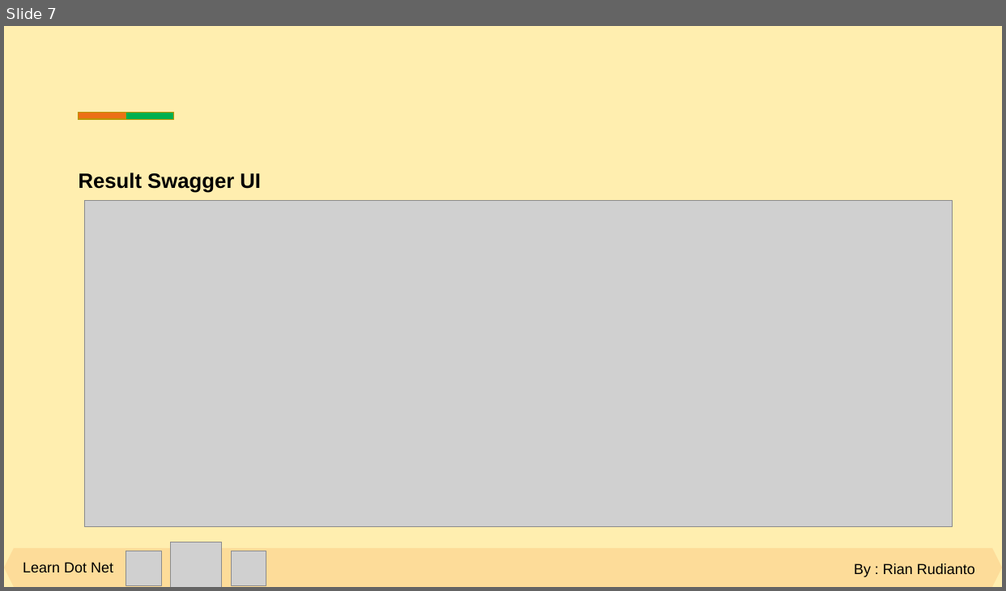
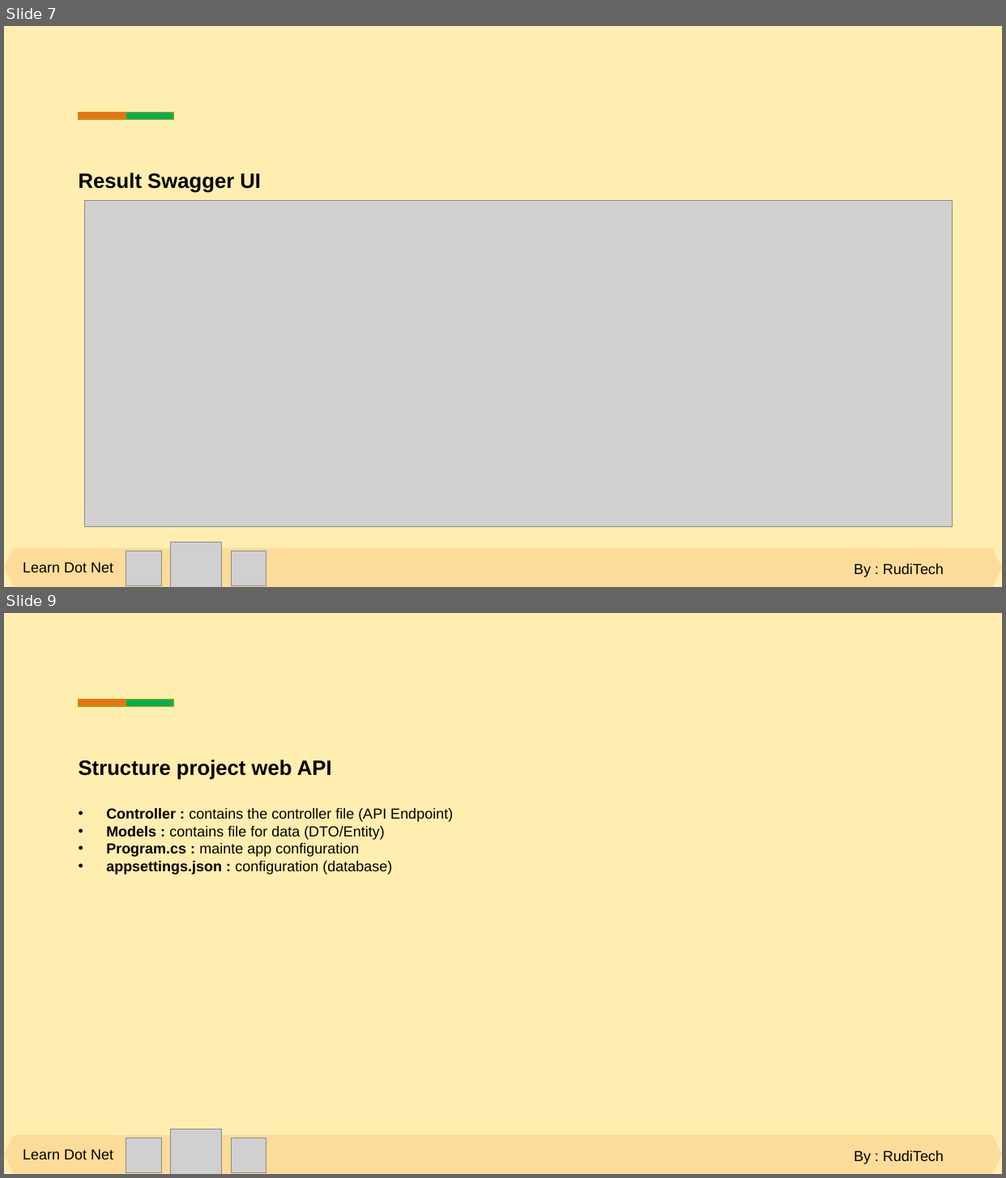
Before and after one commit to rudianto0/belajar-dot-net, a slide deck: Slide Materi.pptx. Shown one above the other, each under a label of ours: slide 7 before the commit, slides 7 and 9 after it; the slides between them are not shown. The pictures are 1006x591 and 1006x1178 pixels, drawn with LibreOffice and Linux fonts; fonts in the diff are those of the drawing; grey boxes stand for pictures. Boxes give left, top, right and bottom in pixels: in the first picture for what was removed or moved away, otherwise in the second. Text is boxed around its words. In the diff, an @@ line names an element or a change of style, - is before the commit and + after.

```diff
--- a/Slide Materi.pptx
+++ b/Slide Materi.pptx
@@ slide 9 added at (x1=4, y1=613, x2=1002, y2=1174), background #FFEEAF @@
@@ rectangle added at (x1=78, y1=699, x2=126, y2=706), fill #EC7016, outline #BD9506 1 pt @@
@@ rectangle added at (x1=126, y1=700, x2=174, y2=707), fill #00B050, outline #BD9506 1 pt @@
@@ text added at (x1=79, y1=760, x2=453, y2=875), 14 pt, text #000000 @@
+Structure project web API
+• Controller : contains the controller file (API Endpoint)
+• Models : contains file for data (DTO/Entity)
+• Program.cs : mainte app configuration
+• appsettings.json : configuration (database)
@@ hexagon added at (x1=4, y1=1135, x2=1002, y2=1174), fill #FDDC99 @@
@@ picture added at (x1=126, y1=1139, x2=161, y2=1174) @@
@@ picture added at (x1=170, y1=1129, x2=222, y2=1174) @@
@@ picture added at (x1=231, y1=1139, x2=266, y2=1174) @@
@@ text added at (x1=23, y1=1149, x2=113, y2=1160), 14 pt, text #000000 @@
+Learn Dot Net
@@ text added at (x1=854, y1=1151, x2=944, y2=1165), 14 pt, text #000000 @@
+By : RudiTech
@@ slide 7 changed as well @@
@@ text at (x1=854, y1=564, x2=944, y2=578): text changed @@
-By : Rian Rudianto
+By : RudiTech
```
Also in this commit, not shown: 6 other slides changed, 6 other slides added.
